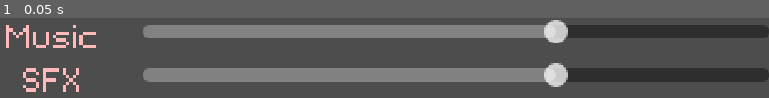
Above: before the commit, frame 1.
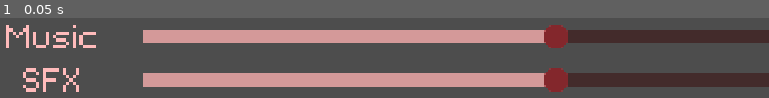
Above: after the commit, the same moment.

Repository: laxeminute/ollie-endless-date
Game: Godot game, scene res://src/interface/submenu/settings.tscn
The game is run twice, just before and just after one commit, with the same random seed, the same clock (stepped at 60 frames per second) and the same inputs. This scene is started directly instead of the project's main scene. Sound files missing from this copy of the repository are replaced by a short silence.
Inputs:
- Up to frame 1 (0.05 s): no input

The runs differ from the first frame. In frame 1, 33% of the frame differs, in the area x 18-100%, y 2-93%.

Commit message:
Theme volume sliders

Diff:
--- a/src/interface/default_theme.tres
+++ b/src/interface/default_theme.tres
@@ -29,6 +29,51 @@
 content_margin_right = 4.0
 content_margin_bottom = 0.0
 color = Color(1, 0.733333, 0.733333, 1)
+
+[sub_resource type="Gradient" id="Gradient_62w7g"]
+offsets = PackedFloat32Array(0, 0.975309, 1)
+colors = PackedColorArray(0.516332, 0.153598, 0.172884, 1, 0.516332, 0.153598, 0.172884, 1, 0.87, 0.261, 0.29145, 0)
+
+[sub_resource type="GradientTexture2D" id="GradientTexture2D_75bmy"]
+gradient = SubResource("Gradient_62w7g")
+width = 16
+height = 16
+fill = 1
+fill_from = Vector2(0.5, 0.5)
+fill_to = Vector2(0.5, 0)
+
+[sub_resource type="Gradient" id="Gradient_frhls"]
+offsets = PackedFloat32Array(0, 0.975309, 1)
+colors = PackedColorArray(0.87, 0.261, 0.29145, 1, 0.87, 0.261, 0.29145, 1, 0.87, 0.261, 0.29145, 0)
+
+[sub_resource type="GradientTexture2D" id="GradientTexture2D_k3sm0"]
+gradient = SubResource("Gradient_frhls")
+width = 16
+height = 16
+fill = 1
+fill_from = Vector2(0.5, 0.5)
+fill_to = Vector2(0.5, 0)
+
+[sub_resource type="StyleBoxFlat" id="StyleBoxFlat_5uygh"]
+content_margin_left = 4.0
+content_margin_top = 4.0
+content_margin_right = 4.0
+content_margin_bottom = 4.0
+bg_color = Color(1, 0.73, 0.73, 0.768627)
+
+[sub_resource type="StyleBoxFlat" id="StyleBoxFlat_xo5fg"]
+content_margin_left = 4.0
+content_margin_top = 4.0
+content_margin_right = 4.0
+content_margin_bottom = 4.0
+bg_color = Color(1, 0.71, 0.71, 1)
+
+[sub_resource type="StyleBoxFlat" id="StyleBoxFlat_mg87p"]
+content_margin_left = 4.0
+content_margin_top = 4.0
+content_margin_right = 4.0
+content_margin_bottom = 4.0
+bg_color = Color(0.24, 0.0816, 0.0816, 0.6)
 
 [sub_resource type="StyleBoxFlat" id="StyleBoxFlat_frhls"]
 content_margin_left = 4.0
@@ -89,6 +134,11 @@
 Button/styles/hover = ExtResource("1_27ci4")
 Button/styles/normal = ExtResource("2_13ocp")
 HSeparator/styles/separator = SubResource("StyleBoxLine_frhls")
+HSlider/icons/grabber = SubResource("GradientTexture2D_75bmy")
+HSlider/icons/grabber_highlight = SubResource("GradientTexture2D_k3sm0")
+HSlider/styles/grabber_area = SubResource("StyleBoxFlat_5uygh")
+HSlider/styles/grabber_area_highlight = SubResource("StyleBoxFlat_xo5fg")
+HSlider/styles/slider = SubResource("StyleBoxFlat_mg87p")
 Label/colors/font_color = Color(1, 0.733333, 0.733333, 1)
 Panel/styles/panel = ExtResource("1_c4ass")
 PanelContainer/styles/panel = ExtResource("1_c4ass")
--- a/src/interface/submenu/settings.tscn
+++ b/src/interface/submenu/settings.tscn
@@ -38,6 +38,8 @@
 unique_name_in_owner = true
 layout_mode = 2
 size_flags_horizontal = 3
+size_flags_vertical = 4
+value = 27.0
 
 [node name="HBoxContainer2" type="HBoxContainer" parent="VBoxContainer"]
 layout_mode = 2
@@ -52,3 +54,4 @@
 unique_name_in_owner = true
 layout_mode = 2
 size_flags_horizontal = 3
+size_flags_vertical = 4
Not shown: 1 places in src/interface/default_theme.tres that only renumber resources
